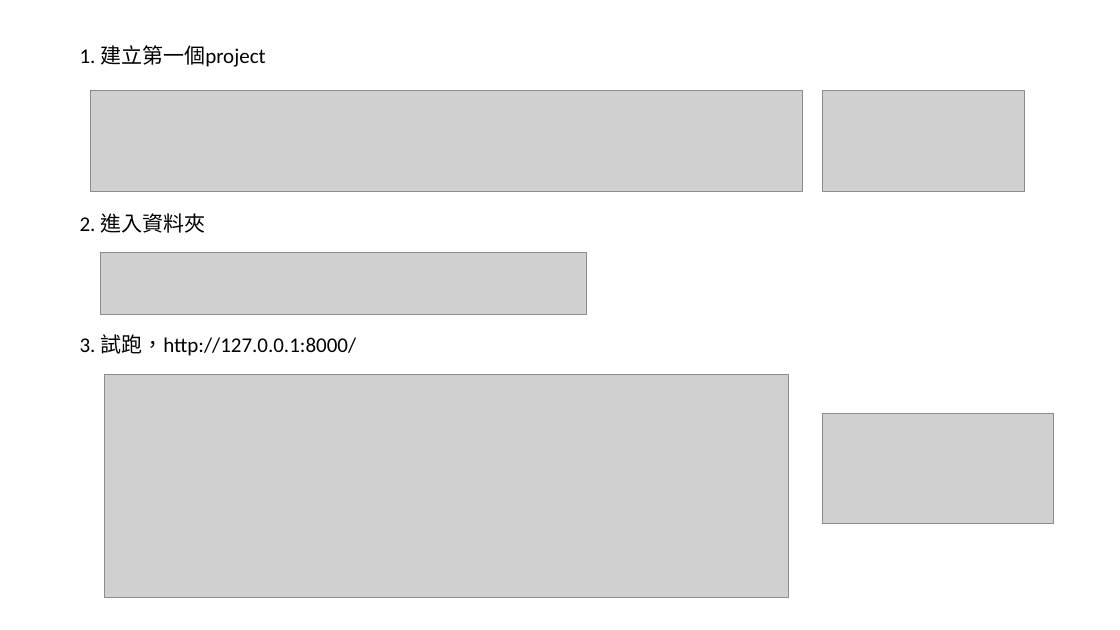
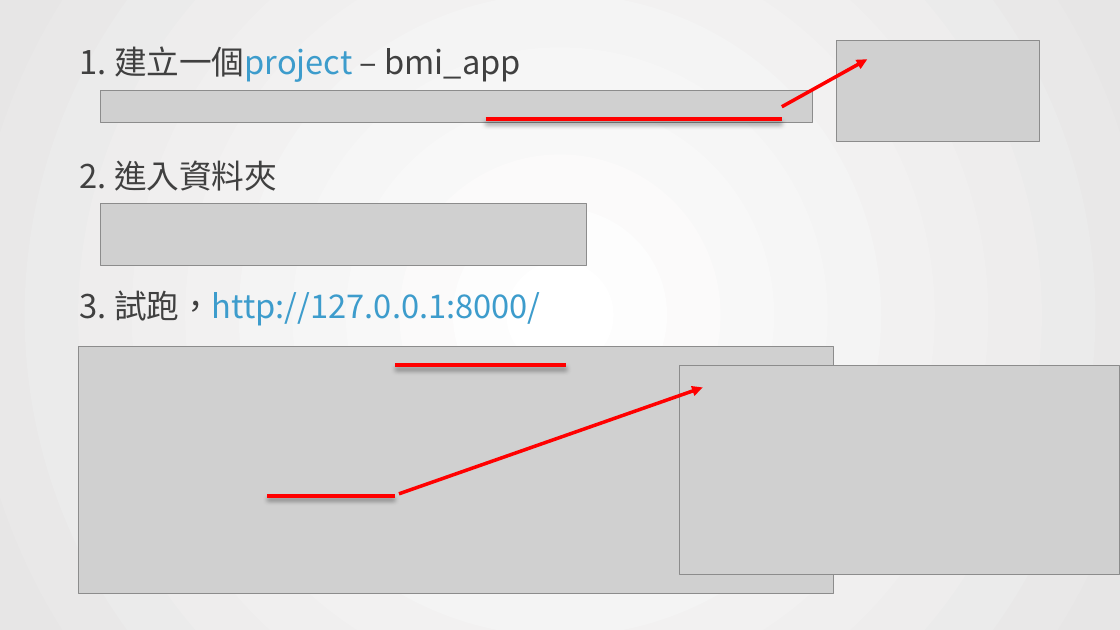
Before and after one commit to yao1222/bmi_app, a slide deck: slide 10 of Django.pptx (slide 13 before the commit). Drawn at 1120x630 pixels with LibreOffice and Linux fonts; fonts in the diff are those of the drawing; grey boxes stand for pictures. Boxes give left, top, right and bottom in pixels: in the first picture for what was removed or moved away, otherwise in the second. Text is boxed around its words. In the diff, an @@ line names an element or a change of style, - is before the commit and + after.

Commit message:
0509

```diff
--- a/Django.pptx
+++ b/Django.pptx
@@ background #FFFFFF to gradient #FFFFFF to #E7E6E6 @@
@@ text at bbox=[80, 46, 521, 82]: text changed; size 18 to 28 pt; font Calibri to Noto Sans CJK SC; text colour #000000 to #404040 @@
-1. 建立第一個project
+1. 建立一個project – bmi_app
@@ picture: place and size @@
-picture at bbox=[823, 91, 1025, 192]
+picture at bbox=[837, 40, 1039, 141]
@@ arrow added from (782, 107) to (867, 60), #FF0000 3 pt @@
@@ picture: place and size @@
-picture at bbox=[90, 91, 802, 192]
+picture at bbox=[100, 91, 812, 123]
@@ line added from (486, 119) to (782, 119), #FF0000 3 pt @@
@@ text "2. 進入資料夾": place and size @@
-text "2. 進入資料夾" at bbox=[80, 213, 205, 233]
+text "2. 進入資料夾" at bbox=[80, 160, 277, 191]
@@ text "2. 進入資料夾" at bbox=[80, 160, 277, 191]: size 18 to 28 pt, font Calibri to Noto Sans CJK SC, text colour #000000 to #404040 @@
@@ picture: place and size @@
-picture at bbox=[100, 252, 586, 314]
+picture at bbox=[100, 203, 586, 266]
@@ text "3. 試跑，http://127.0.0.1:8000/": place and size @@
-text "3. 試跑，http://127.0.0.1:8000/" at bbox=[80, 334, 356, 356]
+text "3. 試跑，http://127.0.0.1:8000/" at bbox=[80, 290, 541, 326]
@@ text "3. 試跑，http://127.0.0.1:8000/" at bbox=[80, 290, 541, 326]: size 18 to 28 pt, font Calibri to Noto Sans CJK SC; text colour #000000 to #404040 in "3. 試跑，http://127.0.0.1:8000/"; text colour #000000 to #3D9CCC in "試跑，http://127.0.0.1:8000/" @@
@@ picture: place and size @@
-picture at bbox=[105, 375, 789, 598]
+picture at bbox=[79, 347, 834, 594]
@@ line added from (395, 365) to (566, 365), #FF0000 3 pt @@
@@ arrow added from (399, 494) to (702, 387), #FF0000 3 pt @@
@@ picture: place and size @@
-picture at bbox=[823, 414, 1054, 524]
+picture at bbox=[680, 365, 1120, 575]
@@ line added from (267, 497) to (395, 497), #FF0000 3 pt @@
```
Also in this commit, not shown: 8 other slides changed, 12 slides added, 6 slides removed.
